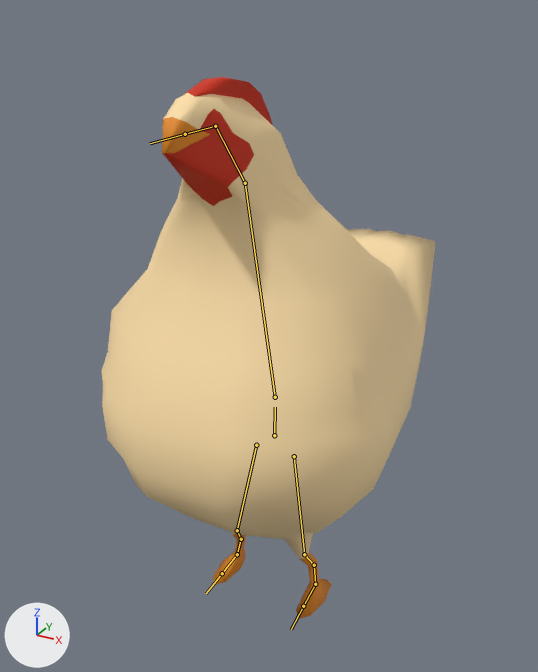
What one commit did to the FBX model GithubGameJam2019/Assets/Asset Packs/Jessie Models/Models/chicken.fbx.
Both versions are drawn from a 50 mm camera at (0.423, -0.712, 0.791) aimed at (-0.048, 0.144, 0.363). The lights are fixed; the arrows at lower left show +X, +Y and +Z. The bones that bend it are drawn over the model as lines.
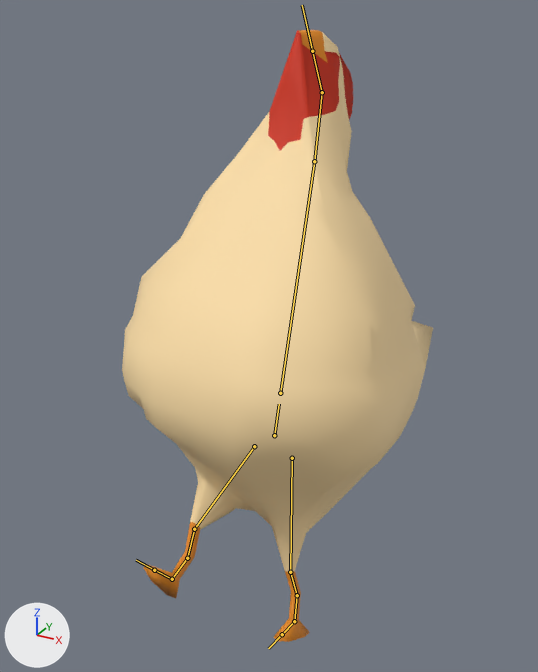
The newer file adds an action. The first version stands in its rest pose; the second is drawn at frame 4 of the action 'Armature|ChickenGotHit'.

Location of each change, (x1, y1, x2, y2) in pixels of the pictures (538 x 672 px):
'Cube', posed (7% narrower, 13% taller)
    before: (101, 77, 436, 619)
    after: (122, 30, 433, 642)
bone 'Body', root to tip
    before: (274, 435) to (275, 407)
    after: (274, 435) to (279, 404)
bone 'Neck', root to tip
    before: (275, 397) to (245, 183)
    after: (280, 393) to (314, 161)
bone 'Neck.001', root to tip
    before: (245, 183) to (215, 126)
    after: (314, 161) to (322, 92)
bone 'Head', root to tip
    before: (215, 126) to (185, 134)
    after: (322, 92) to (312, 51)
bone 'UpperLeg.L', root to tip
    before: (294, 456) to (304, 554)
    after: (292, 458) to (290, 572)
bone 'Ankle.L', root to tip
    before: (314, 565) to (315, 584)
    after: (297, 595) to (294, 621)
bone 'Foot.L', root to tip
    before: (315, 584) to (303, 606)
    after: (294, 621) to (282, 634)
bone 'UpperLeg.R', root to tip
    before: (256, 445) to (237, 530)
    after: (254, 446) to (194, 529)

What changed in the scene script:
```text
Change bone_body:
    where bone_body = bpy.data.objects['Armature'].pose.bones['Body']
    bone_body.rotation_quaternion: (1.0, 0.0, 0.0, 0.0) -> (0.992, -0.123, -0.013, 0.0)  # degrees (0, 0, 0) -> degrees (-14, -1, 0)
Change bone_neck:
    where bone_neck = bpy.data.objects['Armature'].pose.bones['Neck']  # child of 'Body'
    bone_neck.rotation_quaternion: (1.0, 0.0, 0.0, 0.0) -> (0.991, -0.002, -0.01, -0.137)  # degrees (0, 0, 0) -> degrees (0, -1, -16)
Change bone_neck_001:
    where bone_neck_001 = bpy.data.objects['Armature'].pose.bones['Neck.001']  # child of 'Neck'
    bone_neck_001.rotation_quaternion: (1.0, 0.0, 0.0, 0.0) -> (0.98, 0.001, 0.005, -0.199)  # degrees (0, 0, 0) -> degrees (0, 1, -23)
Change bone_head:
    where bone_head = bpy.data.objects['Armature'].pose.bones['Head']  # child of 'Neck.001'
    bone_head.rotation_quaternion: (1.0, 0.0, 0.0, 0.0) -> (0.99, -0.057, -0.123, 0.037)  # degrees (0, 0, 0) -> degrees (-7, -14, 5)
Change bone_upperleg_l:
    where bone_upperleg_l = bpy.data.objects['Armature'].pose.bones['UpperLeg.L']  # child of 'Body'
    bone_upperleg_l.rotation_quaternion: (1.0, 0.0, 0.0, 0.0) -> (0.988, 0.093, -0.041, 0.118)  # degrees (0, 0, 0) -> degrees (10, -6, 13)
Change bone_ankle_l:
    where bone_ankle_l = bpy.data.objects['Armature'].pose.bones['Ankle.L']  # child of 'MidLowLeg.L'
    bone_ankle_l.rotation_quaternion: (1.0, 0.0, 0.0, 0.0) -> (0.996, 0.084, -0.012, 0.026)  # degrees (0, 0, 0) -> degrees (10, -2, 3)
Change bone_foot_l:
    where bone_foot_l = bpy.data.objects['Armature'].pose.bones['Foot.L']  # child of 'Ankle.L'
    bone_foot_l.rotation_quaternion: (1.0, 0.0, 0.0, 0.0) -> (0.996, -0.089, 0.0, 0.0)  # degrees (0, 0, 0) -> degrees (-10, 0, 0)
Change bone_upperleg_r:
    where bone_upperleg_r = bpy.data.objects['Armature'].pose.bones['UpperLeg.R']  # child of 'Body'
    bone_upperleg_r.rotation_quaternion: (1.0, 0.0, 0.0, 0.0) -> (0.903, 0.324, 0.099, 0.265)  # degrees (0, 0, 0) -> degrees (40, 0, 33)
```
